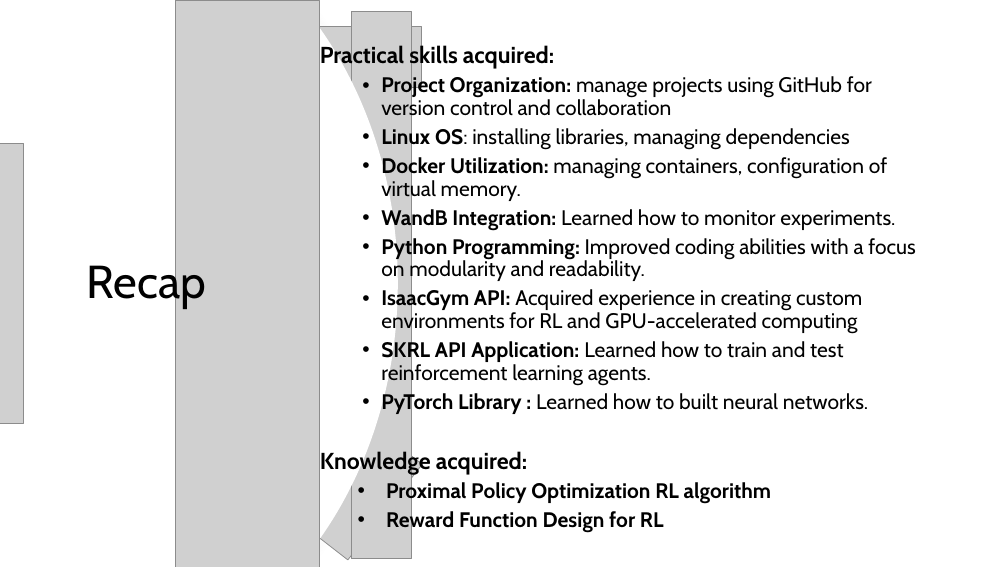
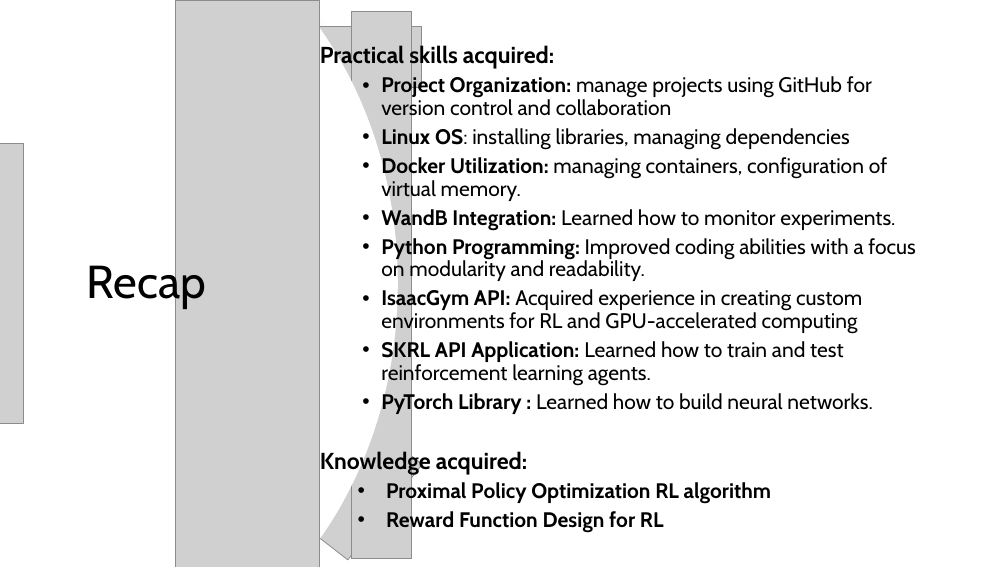
Before and after one commit to mettz/cps-project, a slide deck: slide 16 of docs/Slides.pptx. Drawn at 1008x567 pixels with LibreOffice and Linux fonts; fonts in the diff are those of the drawing; grey boxes stand for pictures. Boxes give left, top, right and bottom in pixels: in the first picture for what was removed or moved away, otherwise in the second. Text is boxed around its words. In the diff, an @@ line names an element or a change of style, - is before the commit and + after.

```diff
--- a/docs/Slides.pptx
+++ b/docs/Slides.pptx
@@ text at box(381, 391, 872, 415): text changed @@
-  • PyTorch Library : Learned how to built neural networks.
+  • PyTorch Library : Learned how to build neural networks.
```
Also in this commit, not shown: 9 other slides changed.
